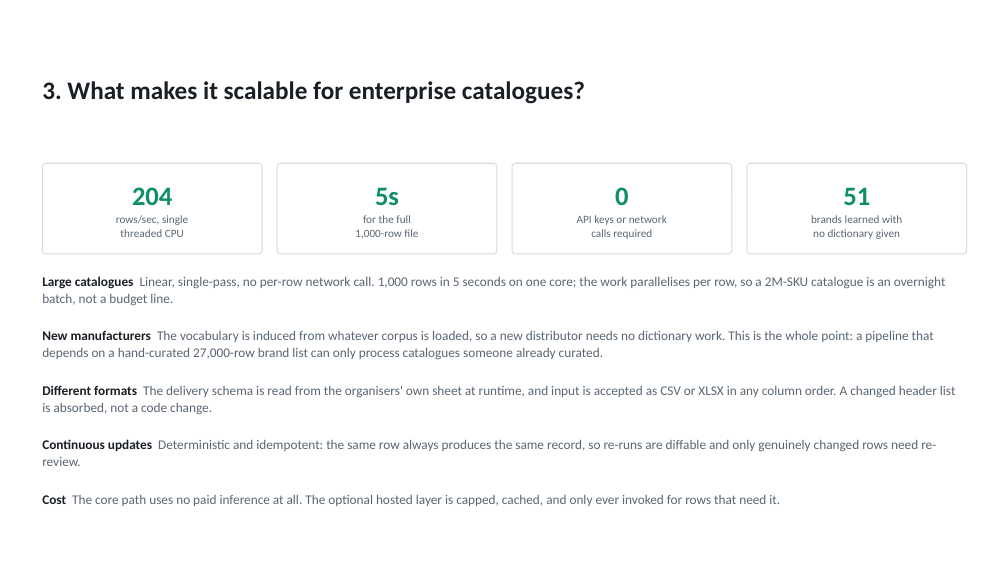
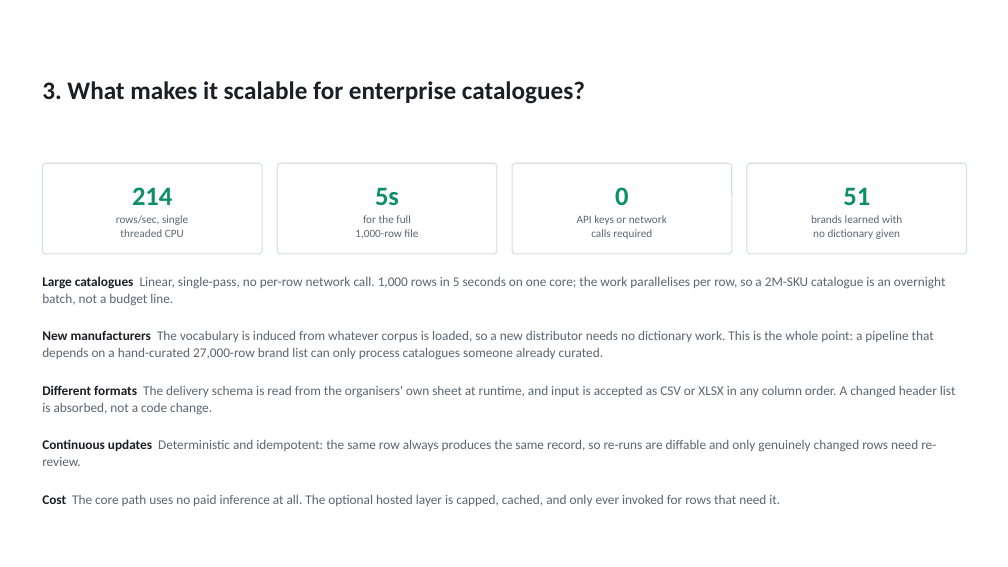
Before and after one commit to skdas20/UniHack, a slide deck: slide 5 of outputs/GlassBox_UniHack_Deck.pptx. Drawn at 1008x567 pixels with LibreOffice and Linux fonts; fonts in the diff are those of the drawing; background and template pictures are left out. Boxes give left, top, right and bottom in pixels: in the first picture for what was removed or moved away, otherwise in the second. Text is boxed around its words. In the diff, an @@ line names an element or a change of style, - is before the commit and + after.

```diff
--- a/outputs/GlassBox_UniHack_Deck.pptx
+++ b/outputs/GlassBox_UniHack_Deck.pptx
@@ text in rounded rectangle at bbox=[132, 187, 172, 205]: text changed @@
-204
+214
```
Also in this commit, not shown: 2 other slides changed, 2 other files.
